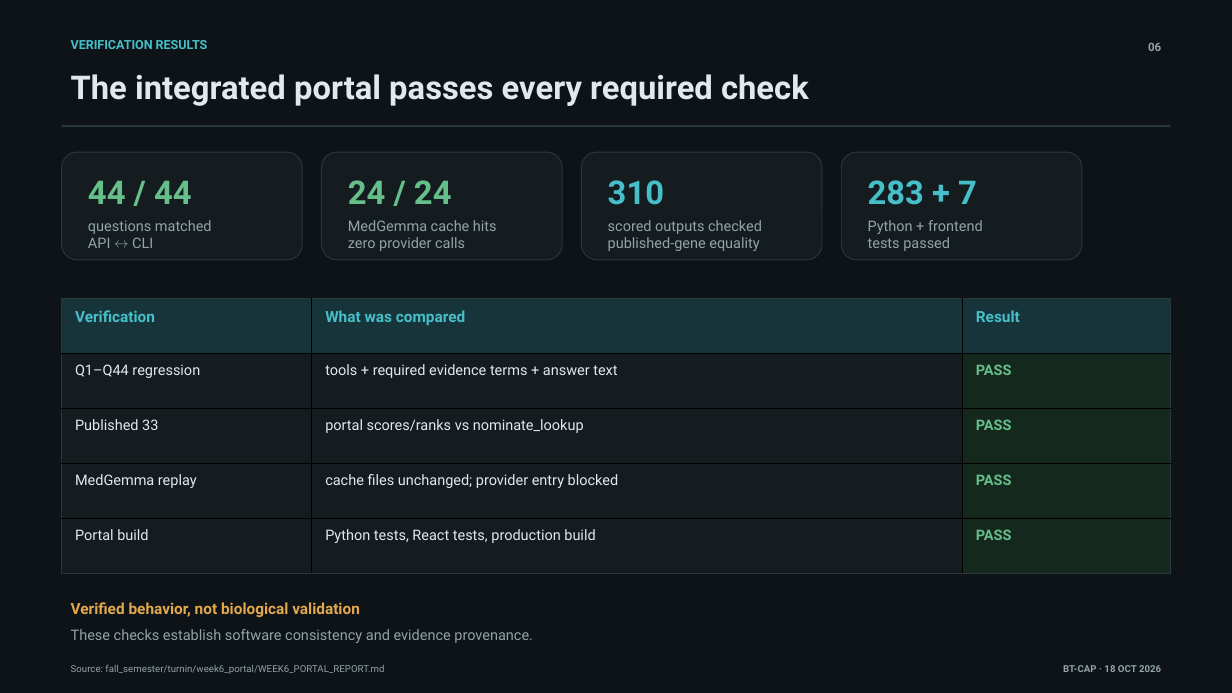
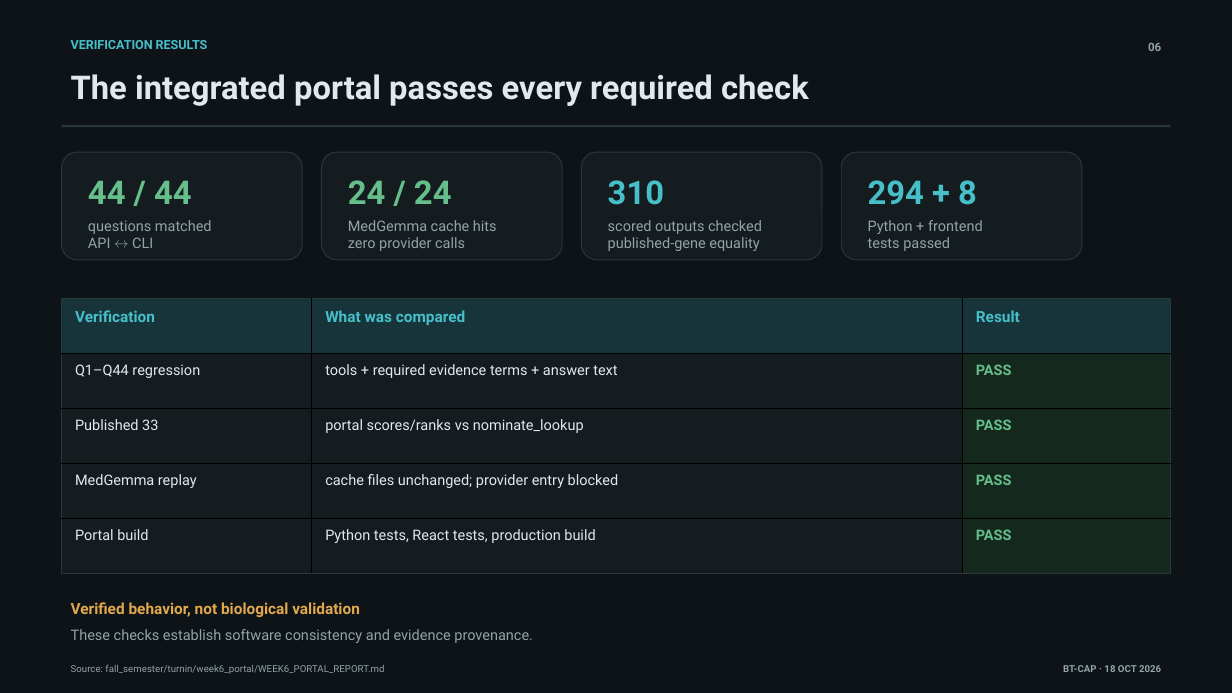
Before and after one commit to jasper-chen01/BT-cap, a slide deck: slide 6 of docs/presentations/BT_CAP_Midterm_2026-10-19.pptx. Drawn at 1232x693 pixels with LibreOffice and Linux fonts; fonts in the diff are those of the drawing. Boxes give left, top, right and bottom in pixels: in the first picture for what was removed or moved away, otherwise in the second. Text is boxed around its words. In the diff, an @@ line names an element or a change of style, - is before the commit and + after.

```diff
--- a/docs/presentations/BT_CAP_Midterm_2026-10-19.pptx
+++ b/docs/presentations/BT_CAP_Midterm_2026-10-19.pptx
@@ text at (x1=868, y1=180, x2=977, y2=205): text changed @@
-283 + 7
+294 + 8
```
Also in this commit, not shown: 11 other files.
